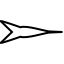
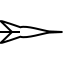
Comparing the layer stacks of the two 64×64 images. Changes:
painted on "Dart" over [0, 31, 20, 33]
